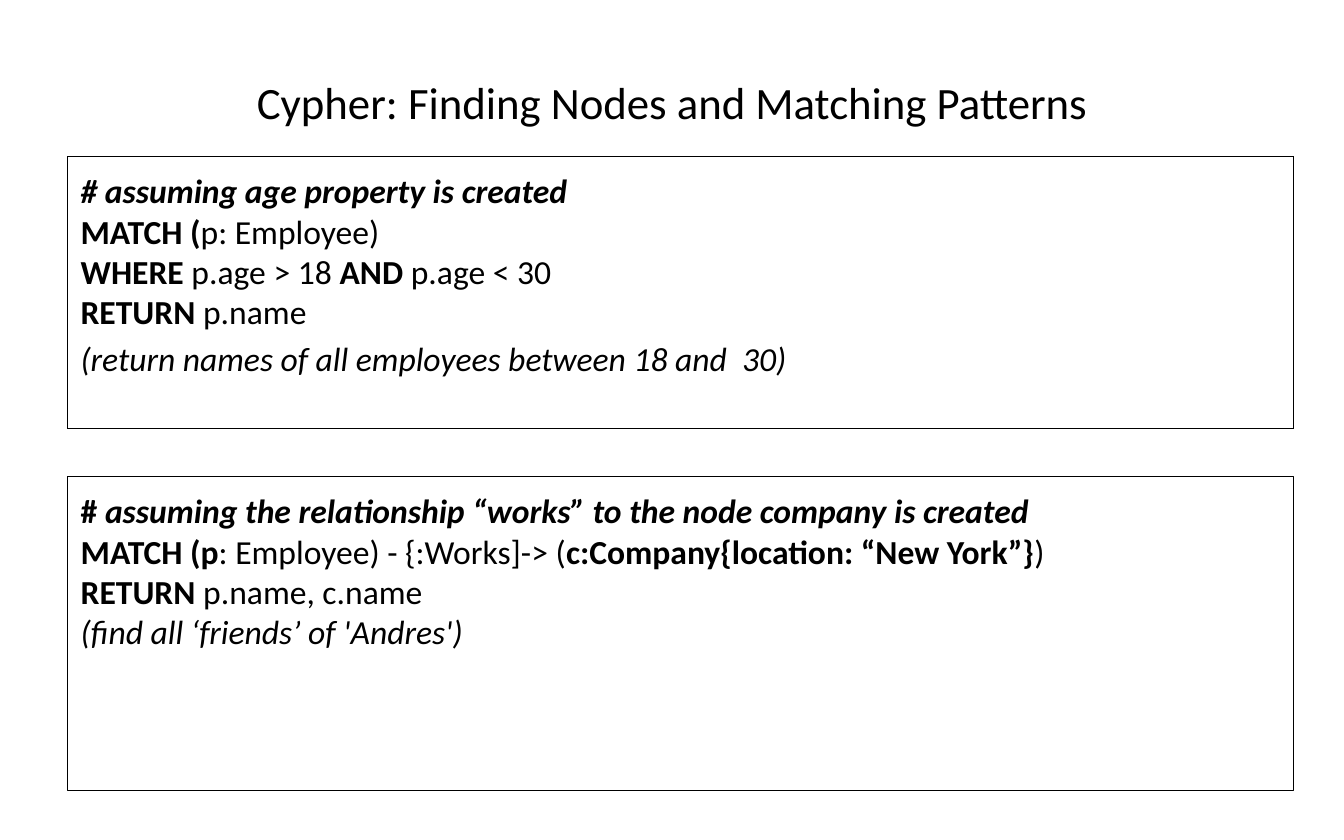
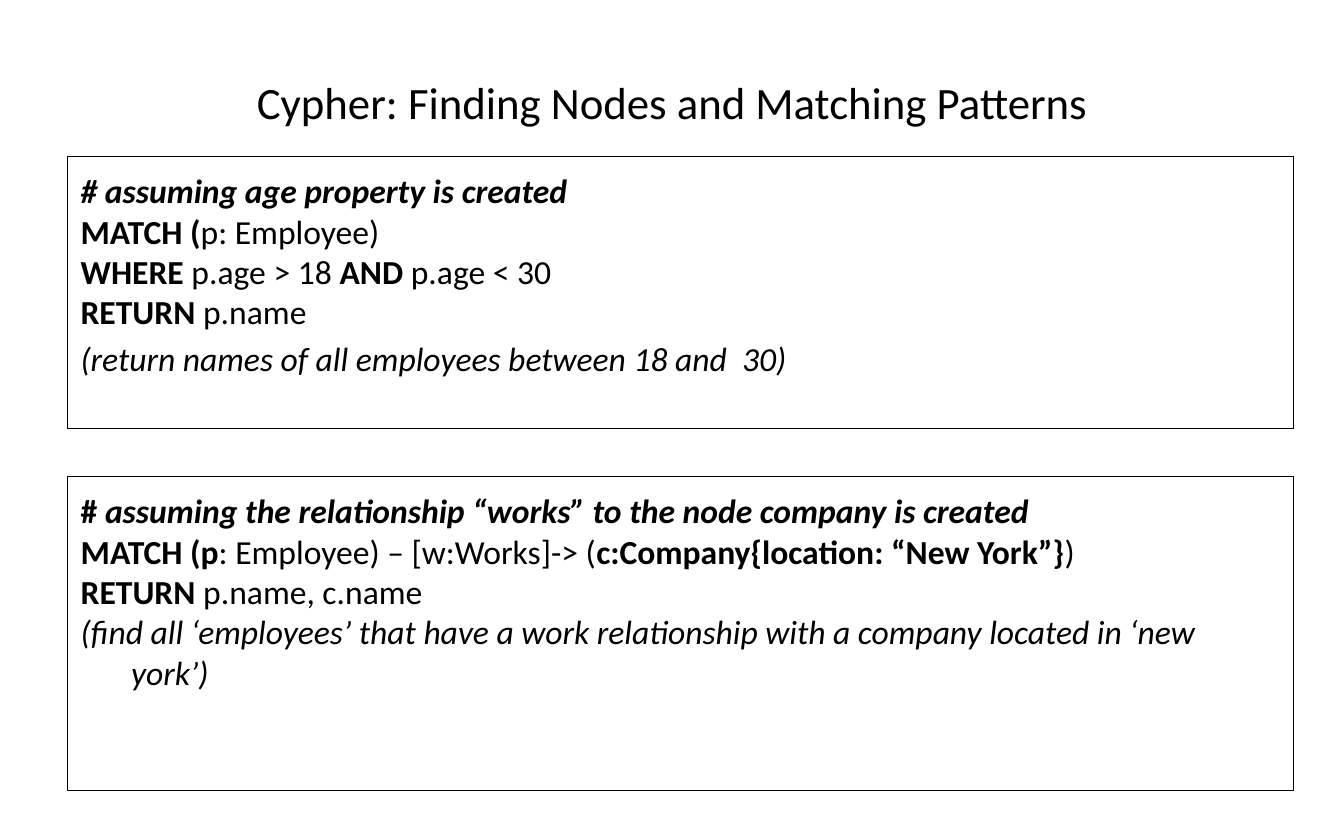
Before and after one commit to hogeschool/INFDEV026B, a slide deck: slide 38 of 2018-2019/build/Lecture 5.pptx (slide 35 before the commit). Drawn at 1344x840 pixels with LibreOffice and Linux fonts; fonts in the diff are those of the drawing. Boxes give left, top, right and bottom in pixels: in the first picture for what was removed or moved away, otherwise in the second. Text is boxed around its words. In the diff, an @@ line names an element or a change of style, - is before the commit and + after.

```diff
--- a/2018-2019/build/Lecture 5.pptx
+++ b/2018-2019/build/Lecture 5.pptx
@@ text at [81,539,1075,570]: text changed @@
-MATCH (p: Employee) - {:Works]-> (c:Company{location: “New York”})
+MATCH (p: Employee) – [w:Works]-> (c:Company{location: “New York”})
@@ text at [81,619,1194,691]: text changed @@
-(find all ‘friends’ of 'Andres')
+(find all ‘employees’ that have a work relationship with a company located in ‘new york’)
```
Also in this commit, not shown: 2 other slides changed, 4 slides added.
